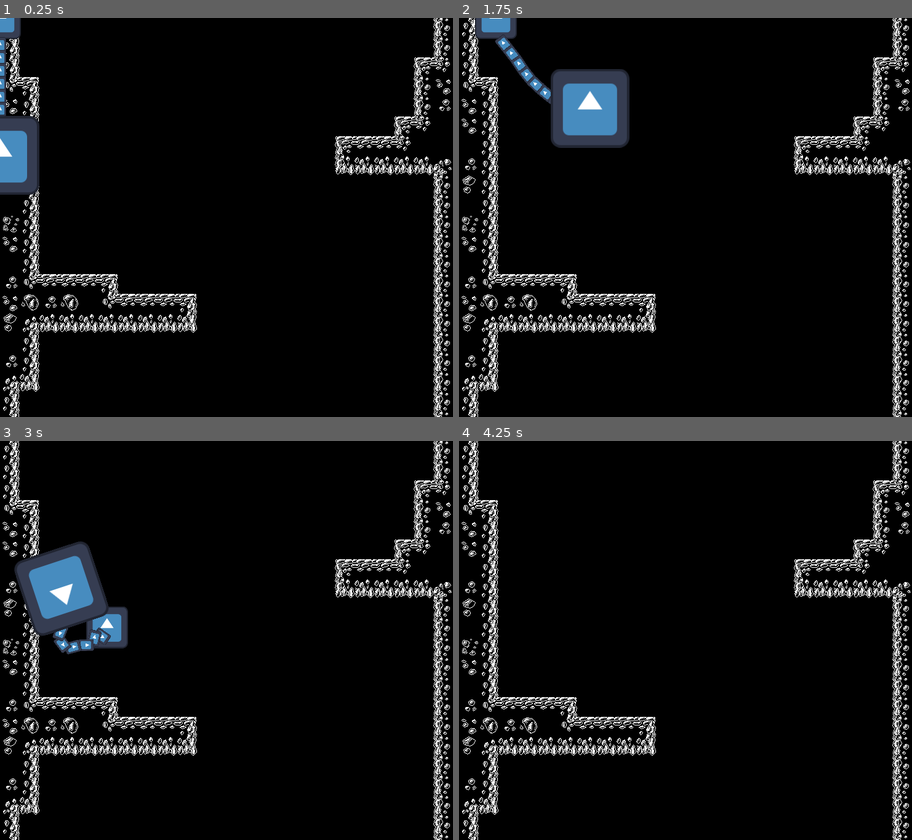
Above: before the commit, frames 1-4 (two rows, left to right).
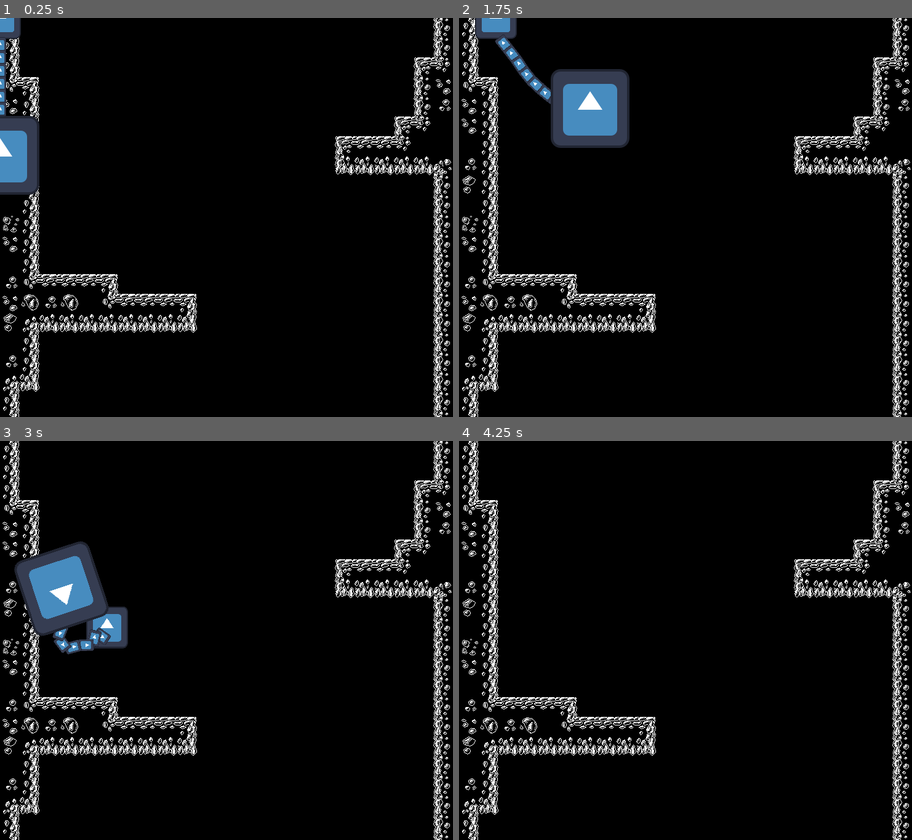
Above: after the commit, the same moments.

Repository: panorb/ludum-dare-57
Game: Godot game, scene res://game/game.tscn
Two runs of this game, one before a commit and one after it. Both use one fixed random seed, a clock stepped at 60 frames per second and the inputs below. The engine's default icon, where the game draws it, is replaced by a stand-in: a white triangle on a blue panel in a dark square.
Inputs:
- Up to frame 1 (0.25 s): no input
- Up to frame 2 (1.75 s): tap Enter at 0.5 s; hold Right (ui_right) 0.53-1.28 s; hold Left (ui_left) from 1.28 s (still down)
- Up to frame 3 (3 s): release Left (ui_left) at 2.03 s; hold Right (ui_right) from 2.03 s (still down)
- Up to frame 4 (4.25 s): release Right (ui_right) at 3.53 s; hold Left (ui_left) from 3.53 s (still down)

The runs differ from the first frame. In frame 1, less than 0.1% of the frame differs, in the area x 0-9%, y 0-45%; in frame 2, less than 0.1%, in the area x 3-35%, y 0-30%; in frame 3, less than 0.1%; in frame 4, nothing differs.

Commit message:
Add colision to level

Diff:
--- a/godot/game/game.tscn
+++ b/godot/game/game.tscn
@@ -1,10 +1,15 @@
-[gd_scene load_steps=3 format=3 uid="uid://bt7llr06a2lwi"]
+[gd_scene load_steps=4 format=3 uid="uid://bt7llr06a2lwi"]
 
+[ext_resource type="Script" uid="uid://8jsy4djy7nlk" path="res://game/game.gd" id="1_h7iqs"]
 [ext_resource type="PackedScene" uid="uid://bl7c0fyqakbdd" path="res://level/level.ldtk" id="1_vasa2"]
 [ext_resource type="PackedScene" uid="uid://dwsgopt6d43c8" path="res://player/player.tscn" id="2_h7iqs"]
 
 [node name="Game" type="Node2D"]
+texture_filter = 1
+script = ExtResource("1_h7iqs")
 
-[node name="level" parent="." instance=ExtResource("1_vasa2")]
+[node name="Level" parent="." instance=ExtResource("1_vasa2")]
+unique_name_in_owner = true
 
 [node name="Player" parent="." instance=ExtResource("2_h7iqs")]
+unique_name_in_owner = true
--- a/godot/project.godot
+++ b/godot/project.godot
@@ -18,6 +18,7 @@
 [display]
 
 window/size/viewport_width=736
+window/stretch/mode="viewport"
 window/stretch/aspect="keep_width"
 
 [editor_plugins]
@@ -26,6 +27,4 @@
 
 [rendering]
 
-renderer/rendering_method="gl_compatibility"
-renderer/rendering_method.mobile="gl_compatibility"
 environment/defaults/default_clear_color=Color(0, 0, 0, 1)
Not shown, changed: godot/level/level.ldtk
